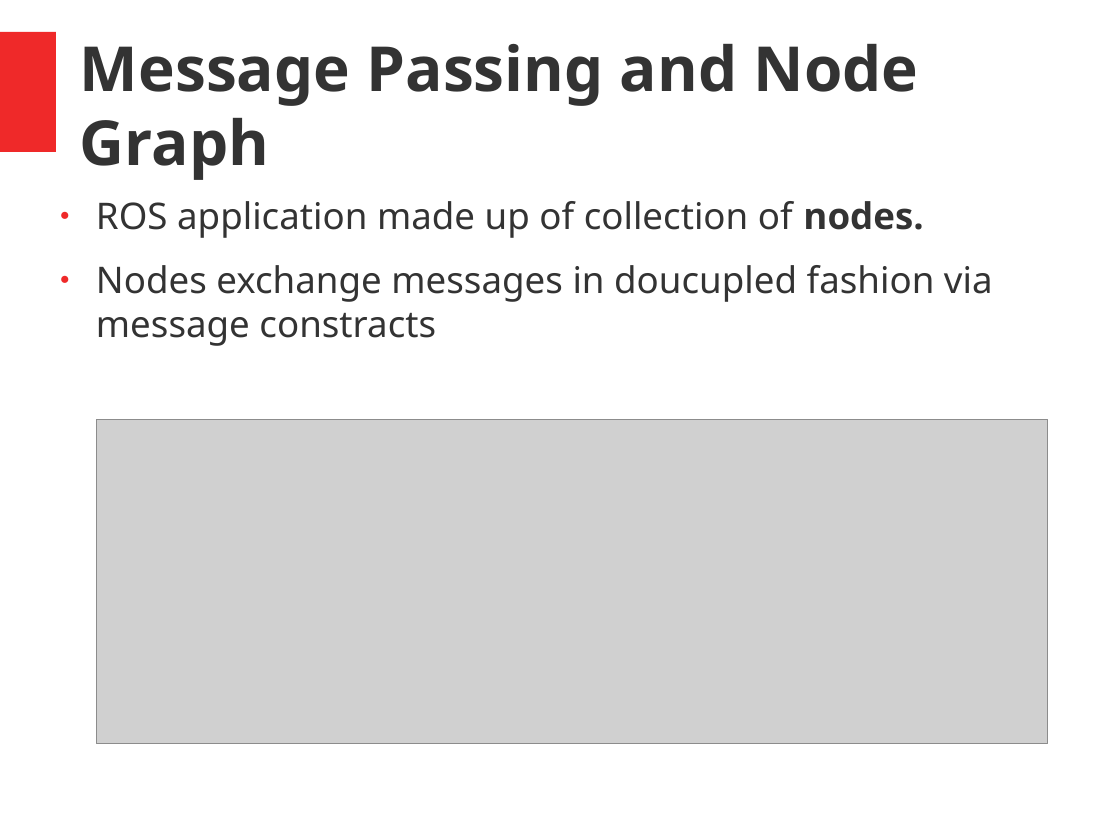
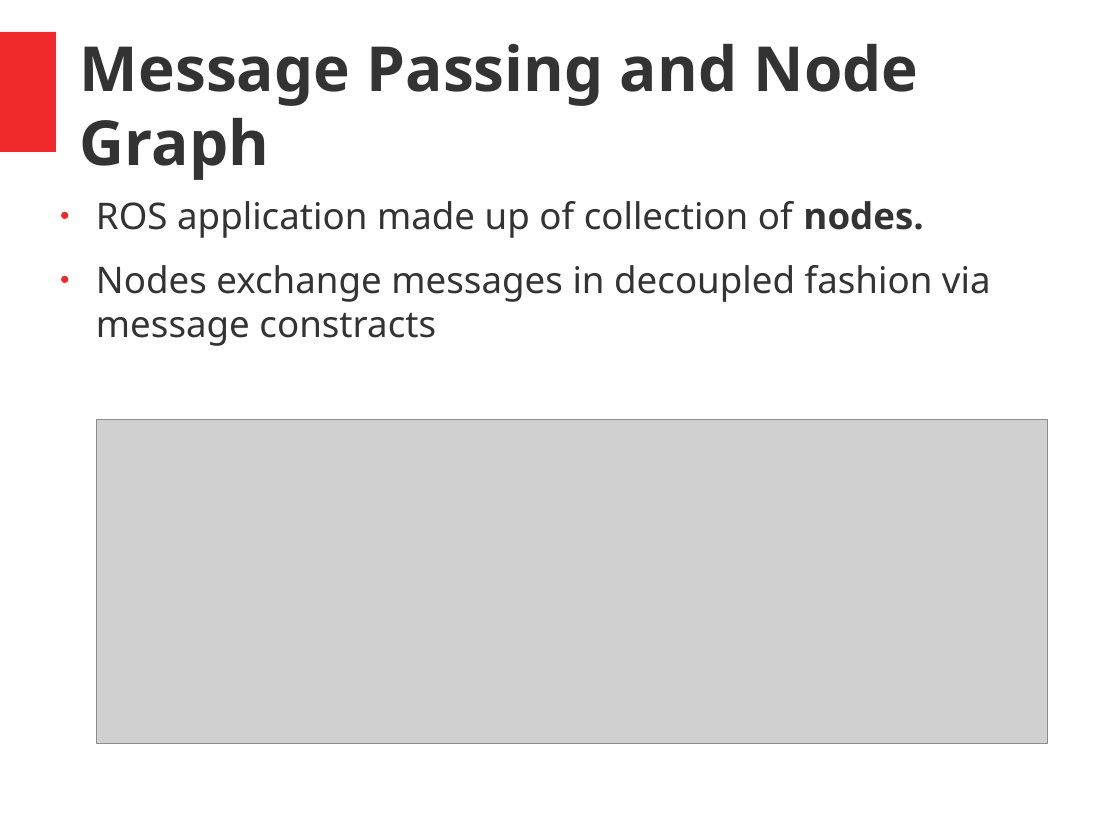
Before and after one commit to comp417-fall2019-tutorials/ros_tutorial, a slide deck: slide 4 of slides/Ros_Tutorial.pptx (slide 3 before the commit). Drawn at 1120x840 pixels with LibreOffice and Linux fonts; fonts in the diff are those of the drawing; grey boxes stand for pictures; background and template pictures are left out. Boxes give left, top, right and bottom in pixels: in the first picture for what was removed or moved away, otherwise in the second. Text is boxed around its words. In the diff, an @@ line names an element or a change of style, - is before the commit and + after.

```diff
--- a/slides/Ros_Tutorial.pptx
+++ b/slides/Ros_Tutorial.pptx
@@ text at [96,265,991,346]: text changed @@
-● Nodes exchange messages in doucupled fashion via message constracts
+● Nodes exchange messages in decoupled fashion via message constracts
```
Also in this commit, not shown: 1 slide added, 3 other files.
